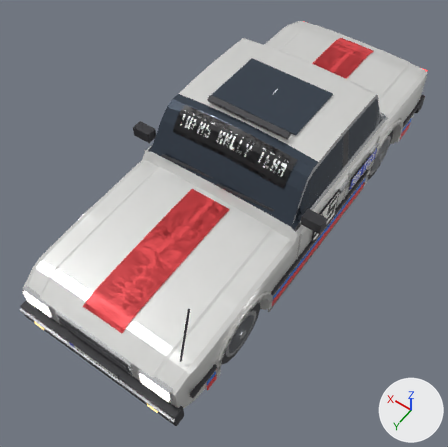
The glTF model assets/cars/atmaca/atmaca.glb as it was, and as the next commit left it.
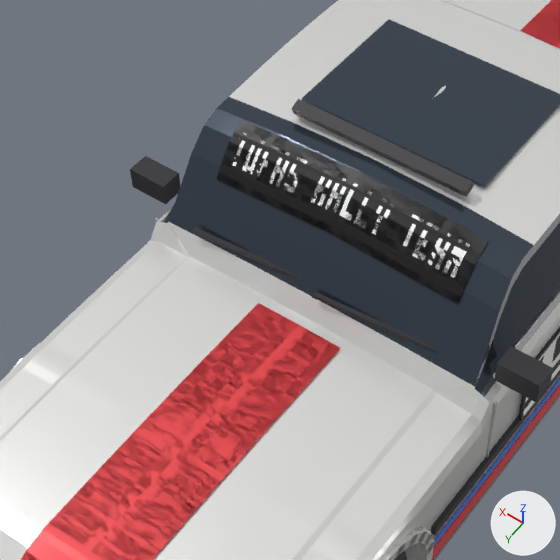
Each version appears first whole from a 50 mm lens placed at (-2.1, 3.3, 4.87), pointed at (-0.04, 0.43, 0.35), and next in a close-up on the part from 16% to 74% of the width and 11% to 69% of the height. Arrows for +X, +Y and +Z are at lower right; the lights stay in place. The last two pictures show the newer version. Where no turn or scale is listed for an object, it has been applied to the vertices. Vertices at exactly the same position are counted once.

Names of what the first close-up shows: 'body.010', 'livery.010' and 1 more.
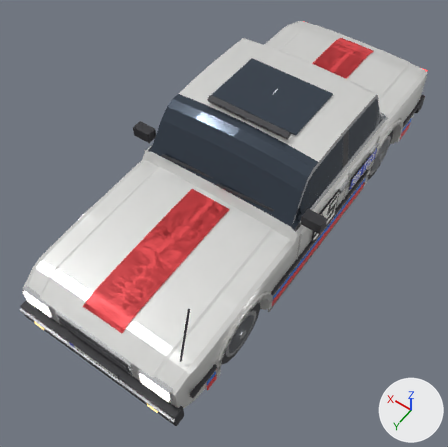
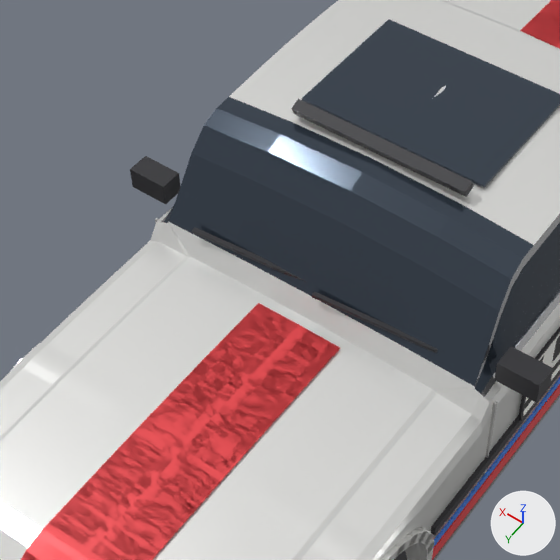
Edits to the scene script, one JSON object a line:
```json
{"block": "me_livery_016", "where": "# used by ob_livery_010; location = (0.0, 0.0, 0.0)"}
{"op": "remove", "block": "me_livery_016", "code": "me_livery_016.from_pydata(...)  # 3526 vertices, 6976 faces; spans x -0.85..0.85, y -2.08..1.95, z 0.2..1.31"}
{"op": "add", "block": "me_livery_016", "code": "me_livery_016.from_pydata(...)  # 2932 vertices, 5792 faces; spans x -0.85..0.85, y -2.08..1.95, z 0.2..0.87"}
{"block": "me_livery_016", "change": "me_livery_016 part 1: the loose piece of 594 vertices spanning x -0.57..0.57, y 0.16..0.34, z 1.1..1.31 is deleted"}
{"op": "remove", "block": "me_livery_016", "code": "me_livery_016.materials.append(mat_atmaca_banner)  # picture img_atmaca_banner"}
```

Pixel boxes [x1, y1, x2, y2] of what changed, in the close-ups (560 x 560 px):
```json
{"part": 1, "of": "me_livery_016", "change": "deleted", "before": [217, 120, 488, 304]}
```
